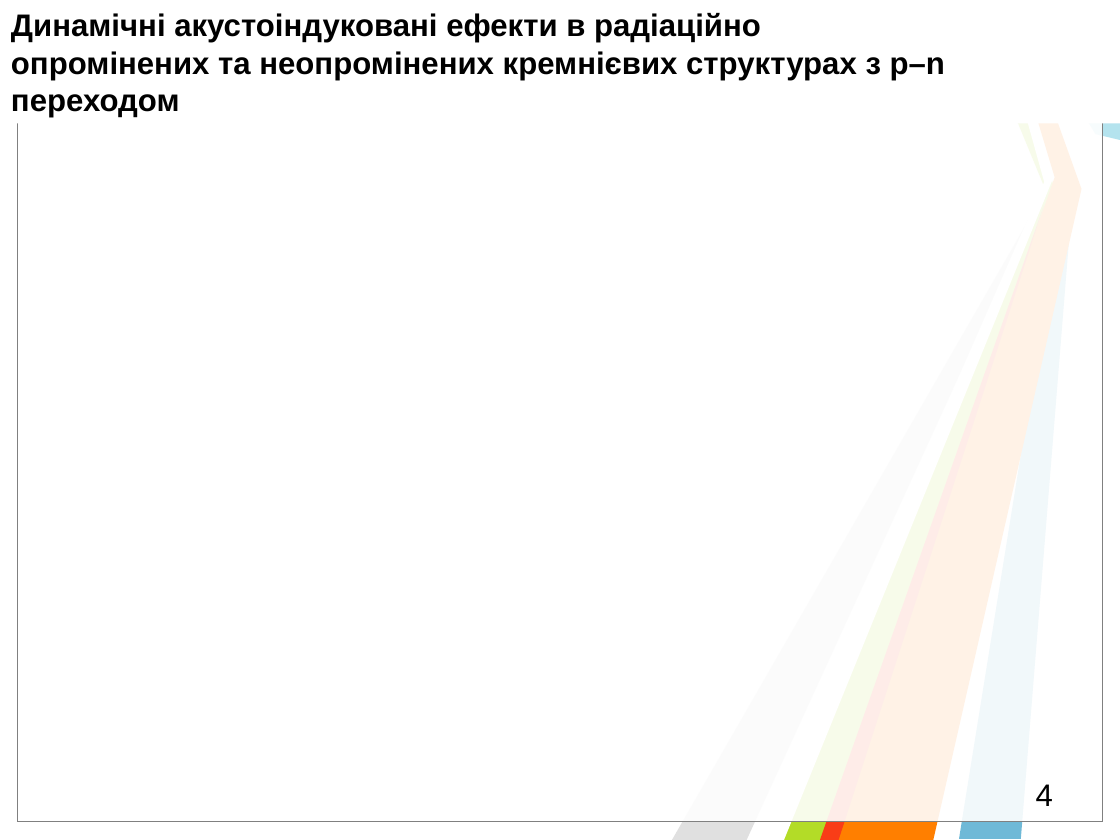
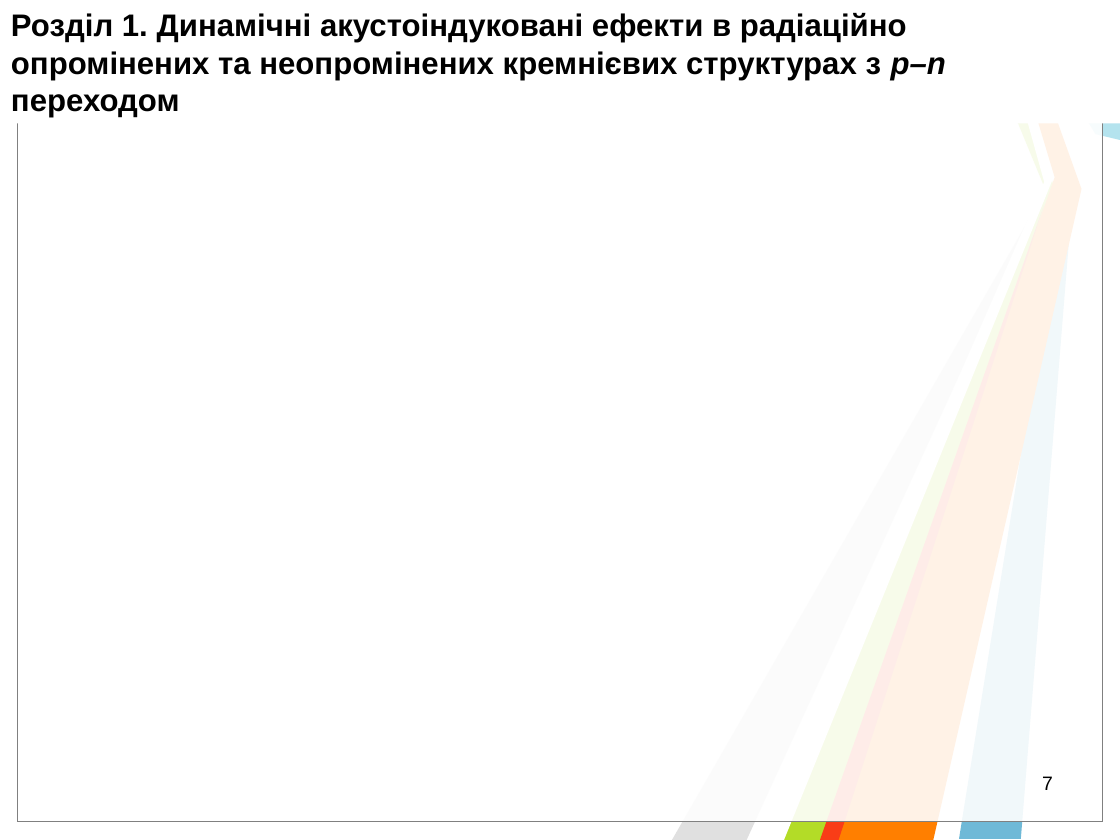
Before and after one commit to l432/Disser, a slide deck: slide 7 of Help/Dopovid/Olikh.ppt (slide 4 before the commit). Drawn at 1120x840 pixels with LibreOffice and Linux fonts; fonts in the diff are those of the drawing; background and template pictures are left out. Boxes give left, top, right and bottom in pixels: in the first picture for what was removed or moved away, otherwise in the second. Text is boxed around its words. In the diff, an @@ line names an element or a change of style, - is before the commit and + after.

```diff
--- a/Help/Dopovid/Olikh.ppt
+++ b/Help/Dopovid/Olikh.ppt
@@ text at box(11, 13, 907, 43): text changed @@
-Динамiчнi акустоiндукованi ефекти в радiацiйно
+Розділ 1. Динамiчнi акустоiндукованi ефекти в радiацiйно
@@ text at box(11, 51, 946, 80): italic on in "p–n" @@
@@ page number at box(1042, 776, 1053, 790): text changed; size 20 to 12.5 pt @@
-4
+7
```
Also in this commit, not shown: 10 other slides changed, 7 slides added, 2 slides removed, 9 other files.
